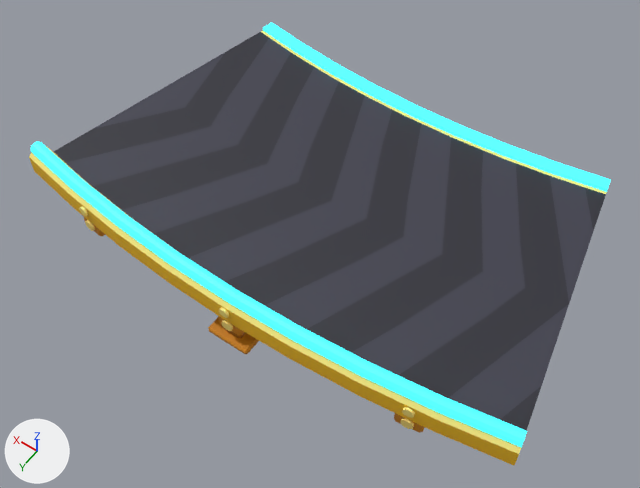
A saved change to the FBX model models/fbx/ConveyorSegment.fbx.
Rendered twice from a 50 mm camera at (-0.181, 0.964, 0.395) aimed at (-0.003, 0.715, 0.005). Arrows for +X, +Y and +Z are at lower left; the lights stay in place. The first picture is the older version. Where no turn or scale is listed for an object, it has been applied to the vertices.

The first picture shows 'Belt', 'Frame', 'RailInner', 'RailOuter'.
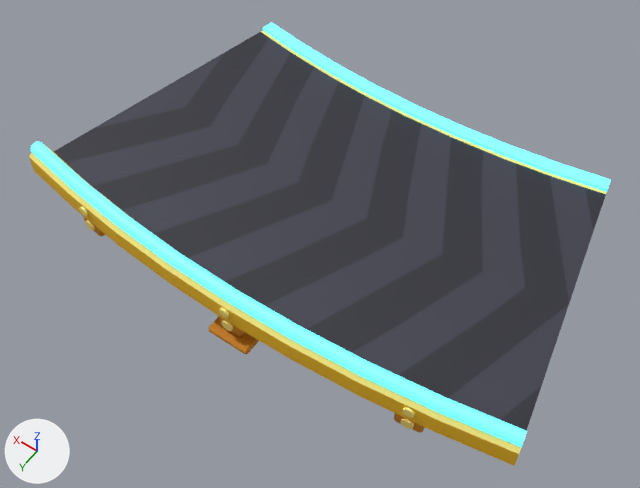
The change, as a list of edits to the scene's bpy script:
```text
Change mat_neon_neoncyan:
    mat_neon_neoncyan.base_color: (0.0497, 0.905, 1.0) -> (0.247, 0.957, 1.0)  # cyan #3ff4ff -> cyan #88faff
```

What differs and where, as boxes (x1, y1, x2, y2) in the pictures (640 x 488 px):
'RailOuter', recoloured
    both: (30, 141, 527, 448)
'RailInner', recoloured
    both: (263, 22, 611, 192)
